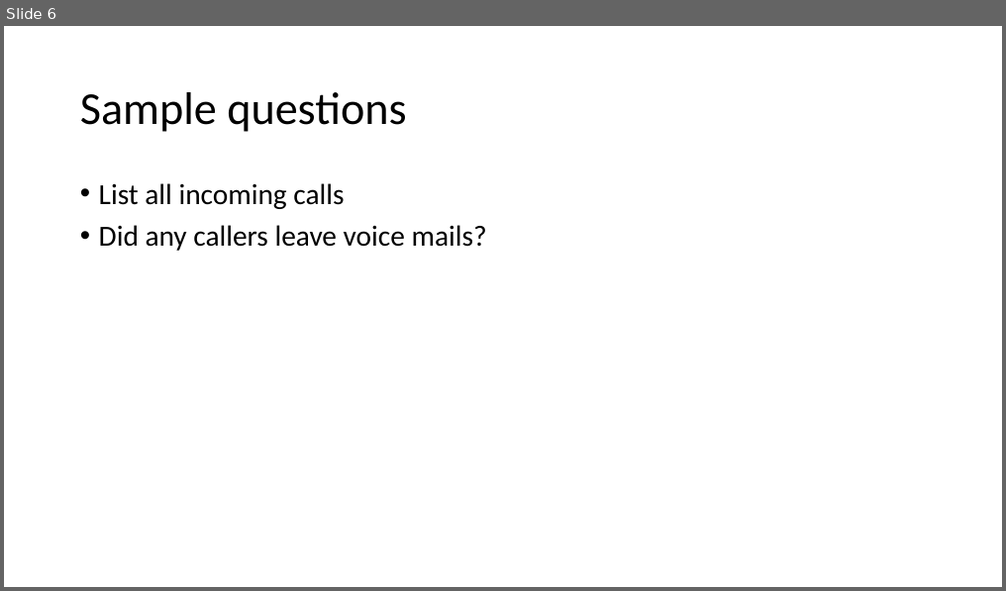
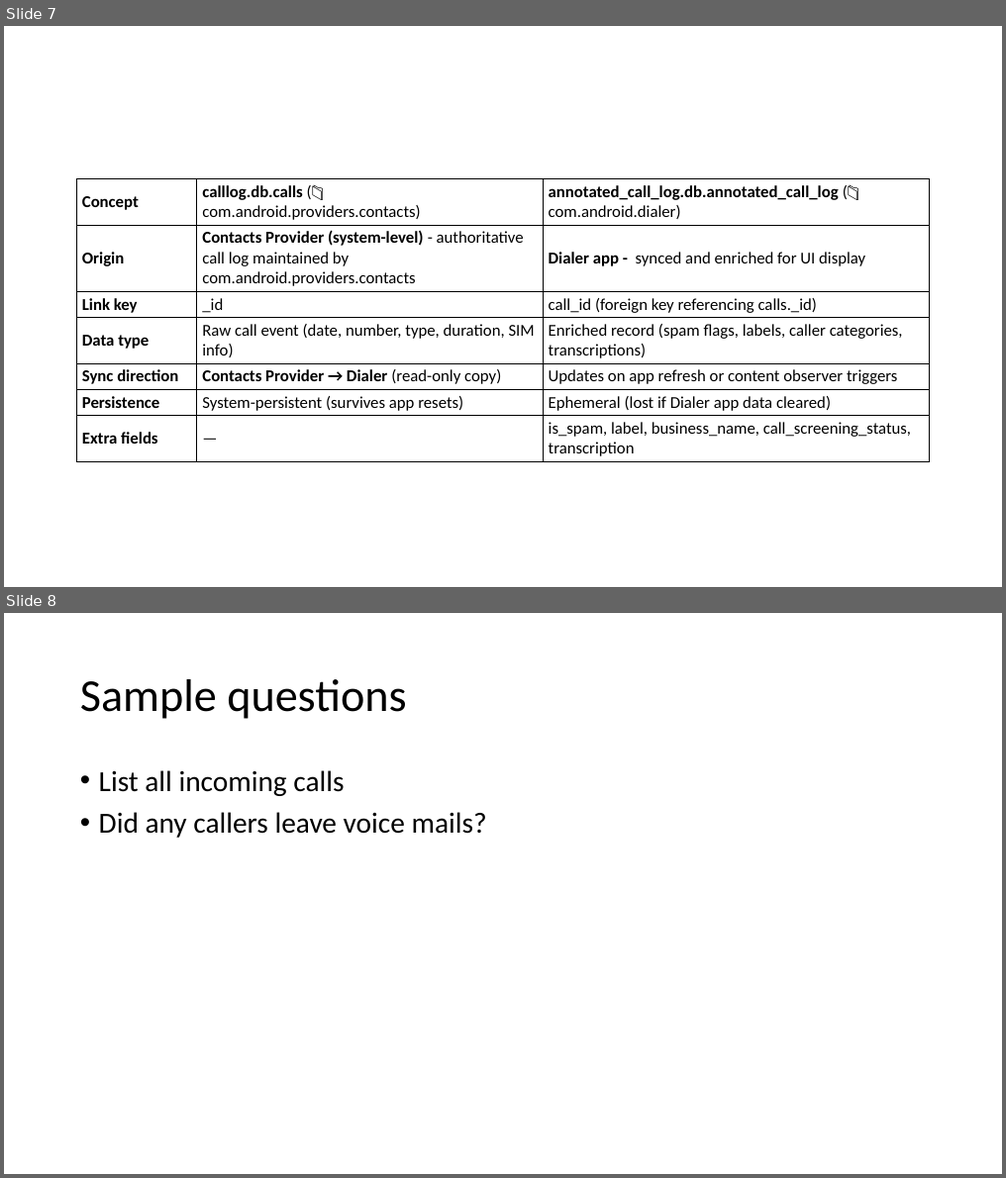
Before and after one commit to frankwxu/digital-forensics-lab, a slide deck: Android10/5_2_2_GMS_App_Investigations_Dialer.pptx. Shown one above the other, each under a label of ours: slide 6 before the commit, slides 7 and 8 after it. The pictures are 1006x591 and 1006x1178 pixels, drawn with LibreOffice and Linux fonts; fonts in the diff are those of the drawing; background and template pictures are left out. Boxes give left, top, right and bottom in pixels: in the first picture for what was removed or moved away, otherwise in the second. Text is boxed around its words. In the diff, an @@ line names an element or a change of style, - is before the commit and + after.

Commit message:
update Android topic 5

```diff
--- a/Android10/5_2_2_GMS_App_Investigations_Dialer.pptx
+++ b/Android10/5_2_2_GMS_App_Investigations_Dialer.pptx
@@ slide 7 added at [4,26,1002,587], background #FFFFFF @@
@@ table added at [76,178,930,461], 7 rows, 3 columns @@
+Concept | calllog.db.calls (📁 com.android.providers.contacts) | annotated_call_log.db.annotated_call_log (📁 com.android.dialer)
+Origin | Contacts Provider (system-level) - authoritative call log maintained by com.android.providers.contacts | Dialer app - synced and enriched for UI display
+Link key | _id | call_id (foreign key referencing calls._id)
+Data type | Raw call event (date, number, type, duration, SIM info) | Enriched record (spam flags, labels, caller categories, transcriptions)
+Sync direction | Contacts Provider → Dialer (read-only copy) | Updates on app refresh or content observer triggers
+Persistence | System-persistent (survives app resets) | Ephemeral (lost if Dialer app data cleared)
+Extra fields | — | is_spam, label, business_name, call_screening_status, transcription
@@ what was slide 6 is now slide 8 @@
```
Also in this commit, not shown: 1 other slide added, 1 other file.
